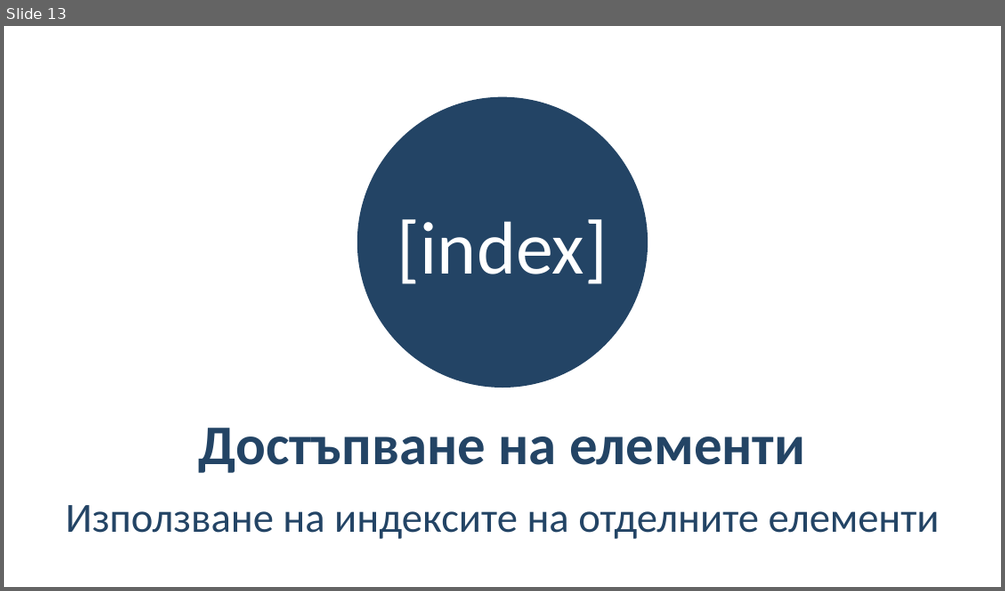
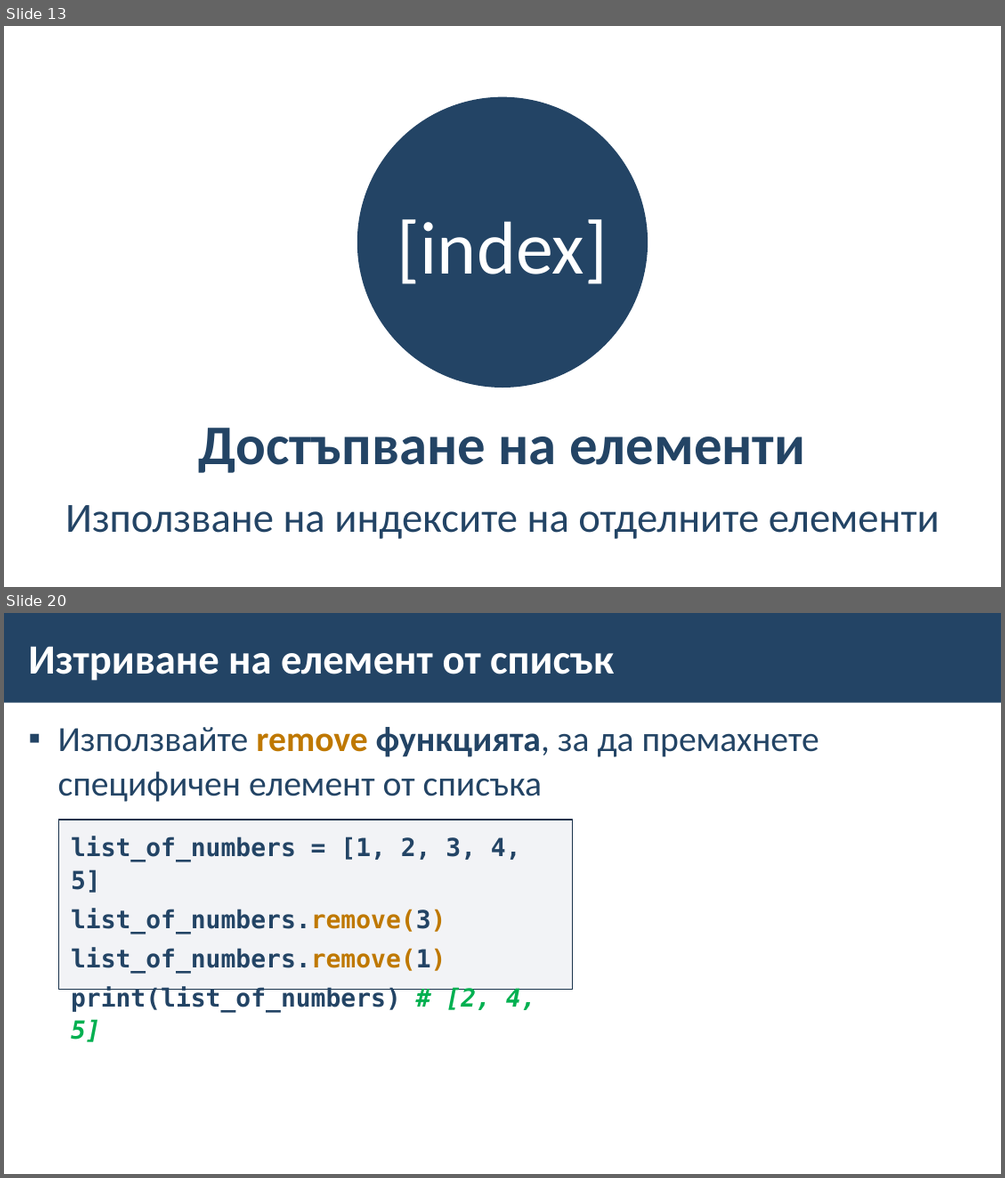
Before and after one commit to BG-IT-Edu/School-Programming, a slide deck: Courses/Computer-Modeling-and-IT/Computer-Modeling-and-IT-6-Class/27-{last-number}-Python/30-Lists/30-Lists.pptx. Shown one above the other, each under a label of ours: slide 13 before the commit, slides 13 and 20 after it; the slides between them are not shown. The pictures are 1005x591 and 1005x1178 pixels, drawn with LibreOffice and Linux fonts; fonts in the diff are those of the drawing; background and template pictures are left out. Boxes give left, top, right and bottom in pixels: in the first picture for what was removed or moved away, otherwise in the second. Text is boxed around its words. In the diff, an @@ line names an element or a change of style, - is before the commit and + after.

```diff
--- a/Courses/Computer-Modeling-and-IT/Computer-Modeling-and-IT-6-Class/27-{last-number}-Python/30-Lists/30-Lists.pptx
+++ b/Courses/Computer-Modeling-and-IT/Computer-Modeling-and-IT-6-Class/27-{last-number}-Python/30-Lists/30-Lists.pptx
@@ slide 20 added at bbox=[4, 613, 1001, 1174], background #FFFFFF @@
@@ rectangle added at bbox=[4, 613, 1001, 703], fill #234465 @@
@@ title added at bbox=[28, 646, 614, 681], 40 pt, text #FFFFFF, bold @@
+Изтриване на елемент от списък
@@ text added at bbox=[58, 727, 819, 802], 34 pt, text #234465 @@
+▪ Използвайте remove функцията, за да премахнете специфичен елемент от списъка
@@ rectangle added at bbox=[59, 819, 573, 989], fill #ADB4C3 at 15% opacity, outline #1A334C 1 pt, 24 pt, text #234465, bold @@
+list_of_numbers = [1, 2, 3, 4, 5]
+list_of_numbers.remove(3)
+list_of_numbers.remove(1)
+print(list_of_numbers) # [2, 4, 5]
```
Also in this commit, not shown: 3 slides changed, 18 other slides added.
